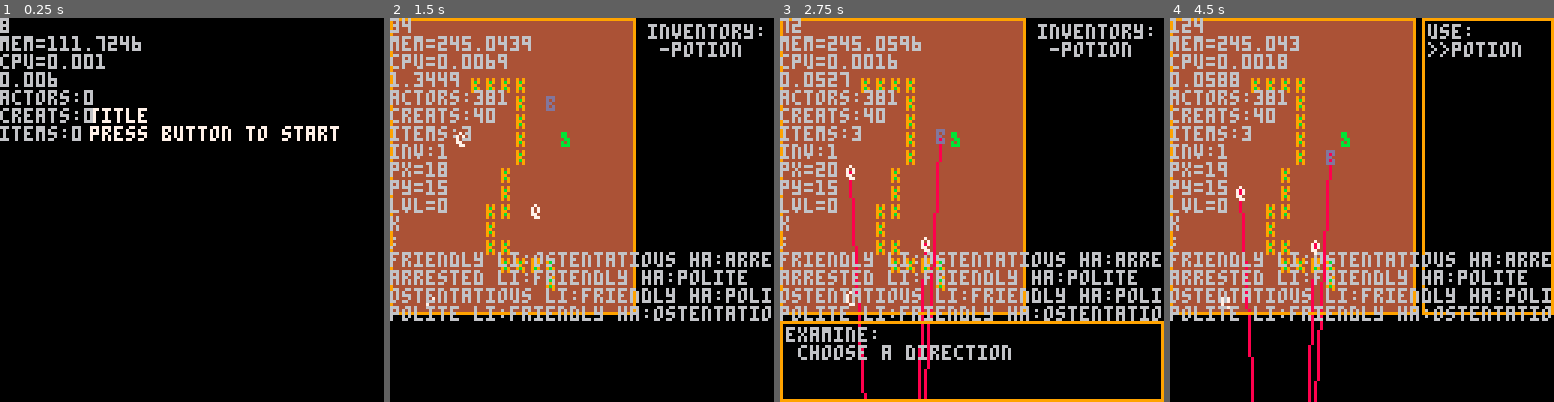
Above: before the commit, frames 1-4 (left to right).
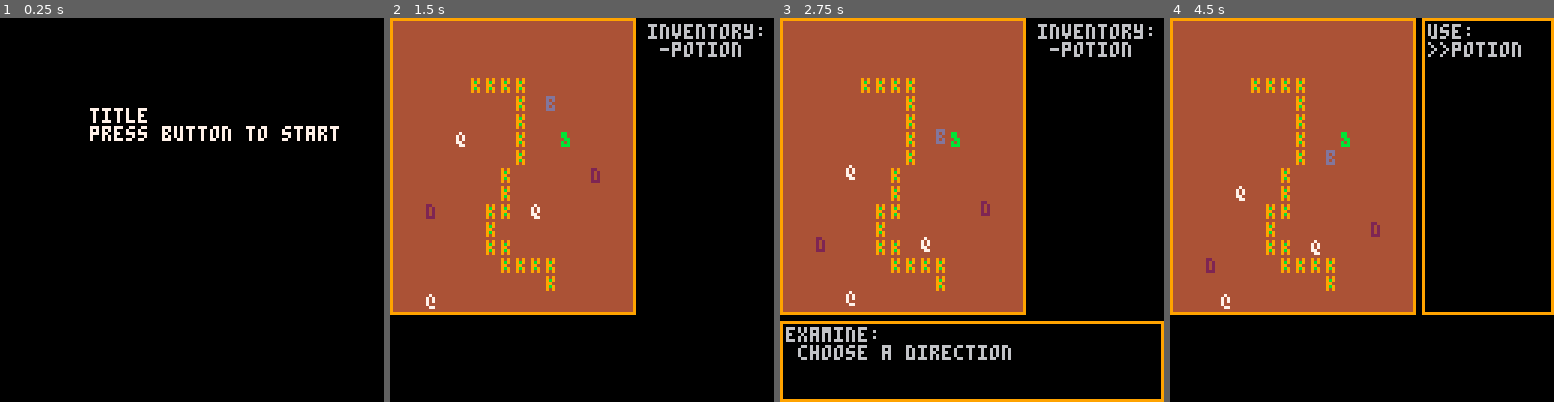
Above: after the commit, the same moments.

Repository: arnodick/castle
Game: PICO-8 cartridge castle.p8
Two runs of this game, one before a commit and one after it. Both use one fixed random seed, a clock stepped at 60 frames per second and the inputs below.
Inputs:
- Up to frame 1 (0.25 s): no input
- Up to frame 2 (1.5 s): tap X (X key) at 0.33, 1.07 s; tap O (Z key) at 0.7 s
- Up to frame 3 (2.75 s): hold Right 1.6-2.1 s; tap O (Z key) at 1.7, 2.1, 2.5 s; tap X (X key) at 1.85 s; hold Up 2.15-2.42 s; hold Right from 2.47 s (still down)
- Up to frame 4 (4.5 s): tap O (Z key) every 0.4 s from 2.9 to 4.1 s; tap X (X key) at 2.97, 4.08 s; release Right at 3.03 s; hold Left 3.08-3.58 s; hold Down 3.63-3.97 s; hold Right from 4.02 s (still down)

The runs differ from the first frame. In frame 1, 2.7% of the frame differs, in the area x 0-37%, y 0-33%; in frame 2, 11%; in frame 3, 12%, in the area x 0-100%, y 0-100%; in frame 4, 12%.

Commit message:
added another enemy have to fix no items crash

Diff:
--- a/castle.p8
+++ b/castle.p8
@@ -4,7 +4,7 @@
 --cash castle
 --by ashley pringle
 
-debug=true
+debug=false
 debug_l={}
 debug_l[4]=0
 
@@ -195,7 +195,7 @@
 	--words()
 
 	actortypes={}
-	for a=1,7 do
+	for a=1,8 do
 		actortypes[a]={}
 		for b=1,4 do actortypes[a][b]={} end
 	end
@@ -284,6 +284,20 @@
 		actortypes[7][a].solid=true
 		actortypes[7][a].dial=flr(rnd(#dial))+1
 	end
+		--enemy attributes
+	for a=1,4 do
+		ch=flr(rnd(#chars)+1)
+		actortypes[8][a].ch=sub(chars,ch,ch)
+		actortypes[8][a].c=flr(rnd(14))+1
+		actortypes[8][a].m=2
+		actortypes[8][a].ad=flr(rnd(#adjectives))+1
+		actortypes[8][a].pn=#pronouns if rnd(1)<=0.5 then actortypes[2][a].pn=flr(rnd(#pronouns))+1 end
+		actortypes[8][a].sp=flr(rnd(#species))+1
+		--actortypes[3][a].fe=flr(rnd(#feelings))+1
+		actortypes[8][a].rl=flr(rnd(#rltns))+1
+		actortypes[8][a].solid=true
+		actortypes[8][a].dial=flr(rnd(#dial))+1
+	end
 
 end
 
@@ -368,7 +382,7 @@
 	if a.t==4 or a.t==6 then
 		add(actors.items,a)
 	end
-	if a.t==7 or a.t==3 or a.t==1 then
+	if a.t==8 or a.t==7 or a.t==3 or a.t==1 then
 		a.attack=0
 		a.attackdir=0
 		a.attackpwr=3
@@ -404,10 +418,10 @@
 function drawactor(a)
 	if a.secx==cam[1] then
 		if	a.secy==cam[2] then
-			if a.tar!=nil then
+			--if a.tar!=nil then
 --		rect(a.tar.x*cellw,a.tar.y*cellh,a.tar.x*cellw+5,a.tar.y*cellh+5,8)
-				line(a.tar.x*cellw+3,a.tar.y*cellh+3,a.x*cellw+3,a.y*cellh+3,8)
-			end
+			--	line(a.tar.x*cellw+3,a.tar.y*cellh+3,a.x*cellw+3,a.y*cellh+3,8)
+			--end
 
 			if actortypes[a.t][level+1].ch2!=nil then
 				print(actortypes[a.t][level+1].ch2,a.x*cellw+a.shakex+camoffx,a.y*cellh+a.shakey+camoffy,actortypes[2][level+1].c2)
@@ -689,7 +703,7 @@
 					m.me[1]="you face:"
 					--if target==4 or target==6 then
 						--m.me[2]=" a "..items[actortypes[target][level+1].sp]
-					if target==3 or target==7 then
+					if target==3 or target==7 or target==8 then
 						dodialogue(m,target)
 					elseif target==2 then
 						m.me[2]=" a "..objects[actortypes[target][level+1].sp]
@@ -1060,12 +1074,12 @@
 0200000000000000000000000000000202000000000000000000000000000002020000000000000000000000000000020200000000000000000000000000000202000000000000000000000000000002020000000000000000000000000000020200000000000000000000000000000202000000000000000000000000000002
 0000000000000202020200000000000000000000000000000000000000000000000000000000000000000000000000000000000000000000000000000700000000000000000002000004000000000000000000000202000000020000000000000000020000000004000007000000020202020000000000000000000000000000
 0000000202000000000002000000000000000000000700000000000000000000000004000000020000000000000000000000000000000004000000000000000000000000000002000600000000000000000002020000000000020000000000000002000200000600000000000000000000000000000004000600000000000000
-0000020000000000000000020000000000020200000000030000000000000000000000000000020202020202000000000000000002020202020202000000000000000000000000020000000000000000000200000000060400000000000000000000000002000000000000020000000000000000000000000202020200000000
-0000000007000000000000000000000000000200000600000000000000000000000000000000020000000002000000000000000000000000020202020000000000000000020000020202020000000000000007000202040402020200000200000000000300020200020202020000000000000000000202020202020200000000
-0000000000000000000000000000000000000200000000040002020200000000000002000000000202000002000000000000000200020000000000020200020000000000020200000202020000000000000000020200000000020000000000000000000000020200000002000000000000000000000002020200000200000200
-0000000000000000040000000000000000040002000000020200000200000000000000000006000000000200000000000002000000000000030000020202020000000002020000000002000000000200000002000200000000020200020000000000000002020200000002000000000000000000000200000000000200000200
-0000040000030000000000000002000000000000020000000000050202020000000000000200000003000202000000000000000002020200000000020200000000000000020200020202020000000000020000000202020000000202000000000000000002000200000002000400000000000202000000000003000202020000
-0000000000000000000000000002000000000002020200020002020200000000000000000202020000000000020000000000000000000000000000000000000000000002020000020202020000000000020000000000000202020202000000000000000202000002020000000000000000000200000000000000000202020000
+0000020000000000000000020000000000020200000000030000000000000000000000000000020202020202000000000000000002020202020202000000000000000000000000020000000000000000000200000000060400000000000000000000000002000000000000020000000000000008000000000202020200000000
+0000000007000000000000000000000000000200000600000000000000000000000000000000020000000002000000080000000000000000020202020000000000000000020000020202020000000000000007000202040402020200000200000000000300020200020202020000000000000000000202020202020200000000
+0000000000000008000000000000000000000200000000040002020200000000000002000000000202000002000000000000000200020000000000020200020000000000020200000202020000000000000000020200000000020000000000000000000000020200000002000000000000000000000002020200000200000200
+0000000000000000040800000000000000040002000000020200000200000000000000000006000000000200000000000002000000000000030000020202020000000002020000000002000000000200000002000200000000020200020000000000000002020800000002000000000000000000000200000000000200000200
+0000040000030000000000000002000000000000020800000000050202020000000000000200000003000202000000000000000002020200000008020200000000000000020200020208020000000000020008000202020008000202000000000000080002000200000002000400000000000202000000000003000202020000
+0000000000000000000000000002000000000002020200020002020200000000000000000202080000000000020000000000000000000000000000000000000000000002020000020202020000000000020000000000000202020202000000000000000202000002020000000000000000000200000000000000000202020000
 0000020000000000000000000002000000020200000000020202000000000000000002000200000200000700000000000200000000000000020202000000000000000200000000000202000000000000020000000300000202020202000000000000000202020202020200000000000000000202020000000000000202020000
 0000020000000600000300000002000000020200000000020000000000000000000002000200000002000000000000000002000202020202020200000002000000020000000300000202000400000000020200000000000200000002000000000000020000020000000002000000020000000000020202040000020202000000
 0000000000000000000000000002000000000002020200000200000000000000000000000002020202020200000000000000000002000200020202000202000000020007000000000002000000000000000200000002020202020202000000000000020000020202020000020200020200000000000002000000020200000000
@@ -1077,15 +1091,15 @@
 0000000000000000000000000000000000000000000000000000000000000000000000000000000000000000000000000000000000000000000000000000000000000000000000000000000000000000000000000000000000000000000000000000000000000000000000000000000000000000000000000000000000000000
 0000000000000000000000000000000000000000000000000000000000000000000000000000000000000000000000000000000000000000000000000000000000000000000000000000000000000000000000000000000202020200000000000000000000000000000000000000000000000000000002020202000000000000
 0000000000020202020000000000000000000000000000000000000002000000000000000000000002020200000000000000000000020202020202020000000000000000000002020202020200000000000000000202020000000000000000000000000000000202020202020000000000000000000002000000020200000000
-0000000000000000020007000000000000000000000000000002020202000000000000000000020200000200000000000000000000000000000003000200000000000000000200000000000002000000000000000200000003000000000000000000000000000200000000000000000000000000000000000000000200000000
+0000000000000000020007000000000000000000000000000002020202000000000000000000020200000200000000000000000000000000000003000200000000000000000200000008000002000000000000000200000003000000000008000000000000000200000000000000000000000000000000000000000200000000
 0000000000000000020000000000000000000000000000020202000000000000000000000000000000000200000000000000000000000000000000000200000000000000000000000000000002000000000000000202000000000000000000000000000000000200000000000000000000000000000000000300000200000000
-0000000003000000020000050000000000000000000002000000000000000000000000000000030000020200000000000000000000000003000000020000000000000000000000000300000002000000000000000002020202020202000000000000000700000002020000000000000000000000000000000000000200000000
-0000000000000000020000000000000000000000000002020000000700000000000000000000000002020000000700000000000000000000000202000000000000000007000000000000000200000000000000000000000000000002000000000000000000000000020200000000000000000007000000000000020200000000
-0000000000000002000000000000000000000000000002020000000000000000000000000000000002000000000000000000000000000000020200000000000000000000000000000000020200000000000000000000000000000002000000000000000000000003000002000000000000000000000000000002020000000000
-0000000000000002000000000000000000000000000000000202000000000000000000000000000202000000000000000000000000000002020000000000000000000000000000000202000000000000000000000000000000000200000000000000000000000000000002000000000000000000000000020200000000000000
-0000000000000202000300000000000000000000000000000000020200000000000000000000000200000000000000000000000700000002000000000000000000000000000000020000000000000000000000000000000002020000000000000000000000000000000202000000000000000000000000020200000000000000
-0000000000000200000000000000000000000000000000030000000002000000000000000000000202000000000000000000000000000002000000000000000000000000000000020000000000000000000000000700000002000000000000000000000000000000020200000000000000000000000000000202000000000000
-0000000000000202000000000000000000000000000000000000000002000000000000000000000002020000000000000000000000000002020000000000000000000000000000020200000000000000000000000000000000000000000000000000000000000002020000000000000000000000000000000002020000000000
+0000000003000000020000050000000000000000000002000000000000000000000000000000030000020200000800000000000000000003000000020000000000000000000000000300000002000000000000000002020202020202000000000000000700000002020000000800000000000000000000000000000200000000
+0000000000000000020000000000000000000000000002020000000700000000000000000000000002020000000700000000000000000000000802000800000000000007000000000000000200000000000000000000000000000002000000000000000000000000020200000000000000000007000000000008020200000800
+0000000000000002000000000008000000000000000002020000000000000000000000000000000002000000000000000000000000000000020200000000000000000000000000000000020200000000000000000000000000000002000000000000000000000003000002000000000000000000000000000002020000000000
+0000000000000002000000000000000000000000000000000202000000000808000000000000000202000000000000000000000000000002020000000000000000000000080000000202000000000000000000000008000000000200000000000000000000000000000002000000000000000000000000020200000000000000
+0000080000000202000300000000000000000000000000000000020200000000000000000000000200000000000000000000000700000002000000000000000000000000000000020000000000000000000000000000000002020000000000000000000000000000000202000000000000000000000000020200000000000000
+0000000000000200000000000000000000000008000000030000000002000000000000000000000202000000000000000008000000000002000000000000000000000000000000020000000000000008000000000700000002000000000000000000000000000000020200000000000000000000000000000202000000000000
+0000000000000202000000000000000000000000000000000000000002000000000000000000000002020000000000000008000000000002020000000000000000000000000000020200000000000000000000000000000000000000000000000000000000000002020000000000000000000000000000000002020000000000
 0000000000000002020202000000000000000000000000000000000202020000000000000000000000020000000000000000000000000000000200000000000000000000000000000200000000000000000000000000000000000000000000000000000000000000000000000000000000000000000000000000000000000000
 0000000000000000000002000000000000000000000000000000020200000200000000000000000000000000000000000000000000000000000000000000000000000000000000000000000000000000000000000000000000000000000000000000000000000000000000000000000000000000000000000000000000000000
 0000000000000000000000000000000000000000000000000000000000000002000000000000000000000000000000000000000000000000000000000000000000000000000000000000000000000000000000000000000000000000000000000000000000000000000000000000000000000000000000000000000000000000
Not shown, changed: 27 lines of the sprite sheet (__gfx__) section of castle.p8
